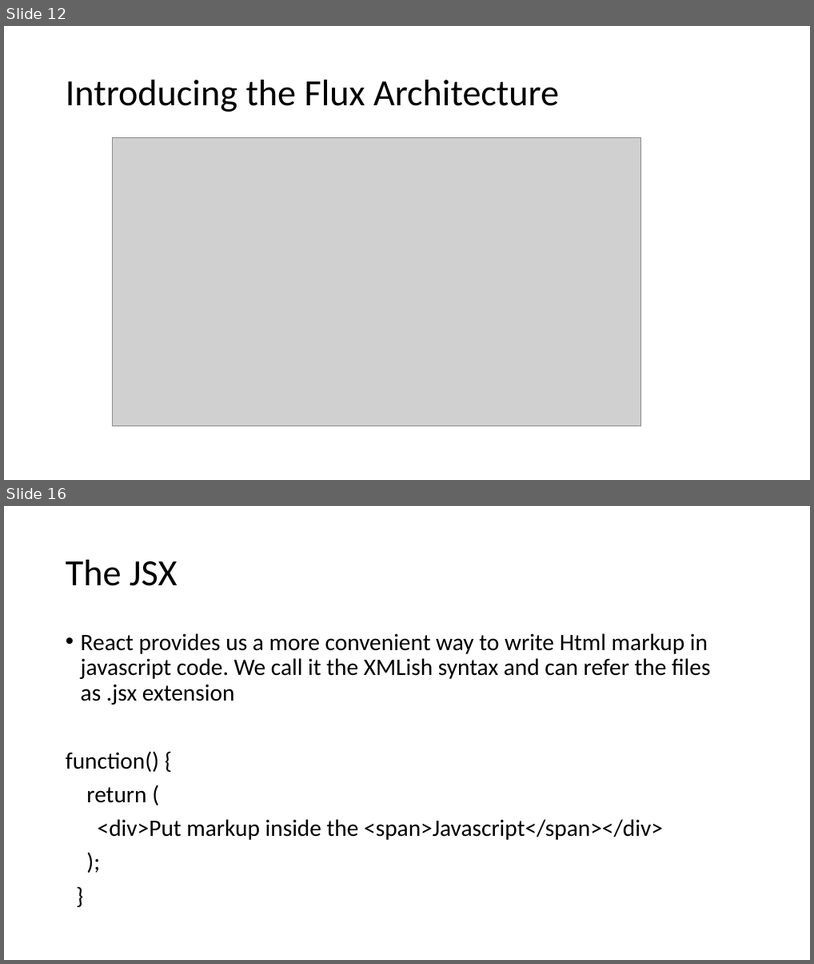
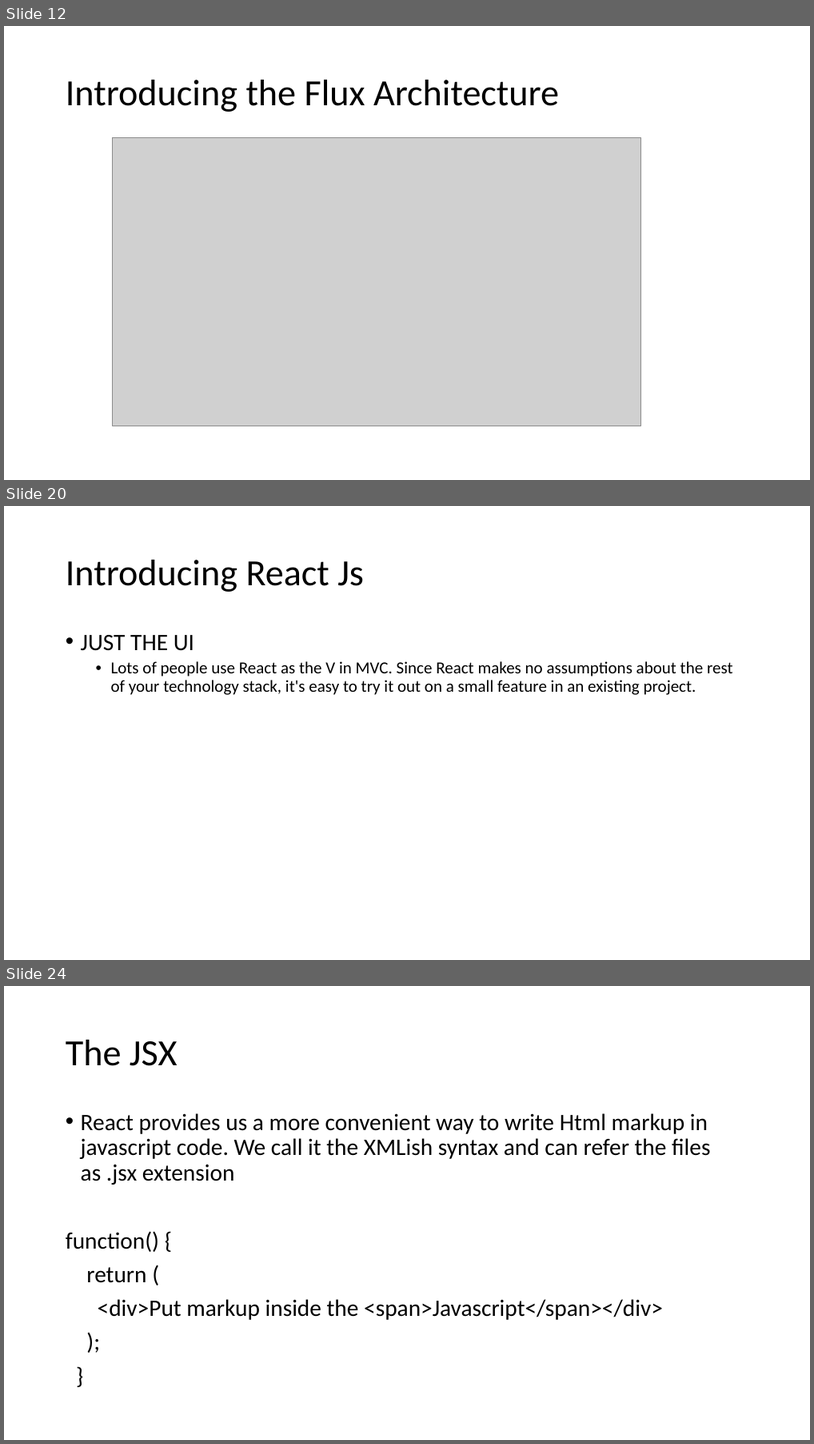
Before and after one commit to awahab29/samplealt, a slide deck: React.pptx. Shown one above the other, each under a label of ours: slides 12 and 16 before the commit, slides 12, 20 and 24 after it; the slides between them are not shown. The pictures are 814x964 and 814x1444 pixels, drawn with LibreOffice and Linux fonts; fonts in the diff are those of the drawing; grey boxes stand for pictures. Boxes give left, top, right and bottom in pixels: in the first picture for what was removed or moved away, otherwise in the second. Text is boxed around its words. In the diff, an @@ line names an element or a change of style, - is before the commit and + after.

```diff
--- a/React.pptx
+++ b/React.pptx
@@ slide 20 added at (x1=4, y1=506, x2=810, y2=960), background #FFFFFF @@
@@ title added at (x1=66, y1=560, x2=364, y2=592), 44 pt, text #000000 @@
+Introducing React Js
@@ text added at (x1=81, y1=635, x2=734, y2=695), 20 pt, text #000000 @@
+• JUST THE UI
+  • Lots of people use React as the V in MVC. Since React makes no assumptions about the rest of your technology stack, it's easy to try it out on a small feature in an existing project.
@@ what was slide 16 is now slide 24 @@
```
Also in this commit, not shown: 7 slides changed, 7 other slides added, 1 slide removed.
